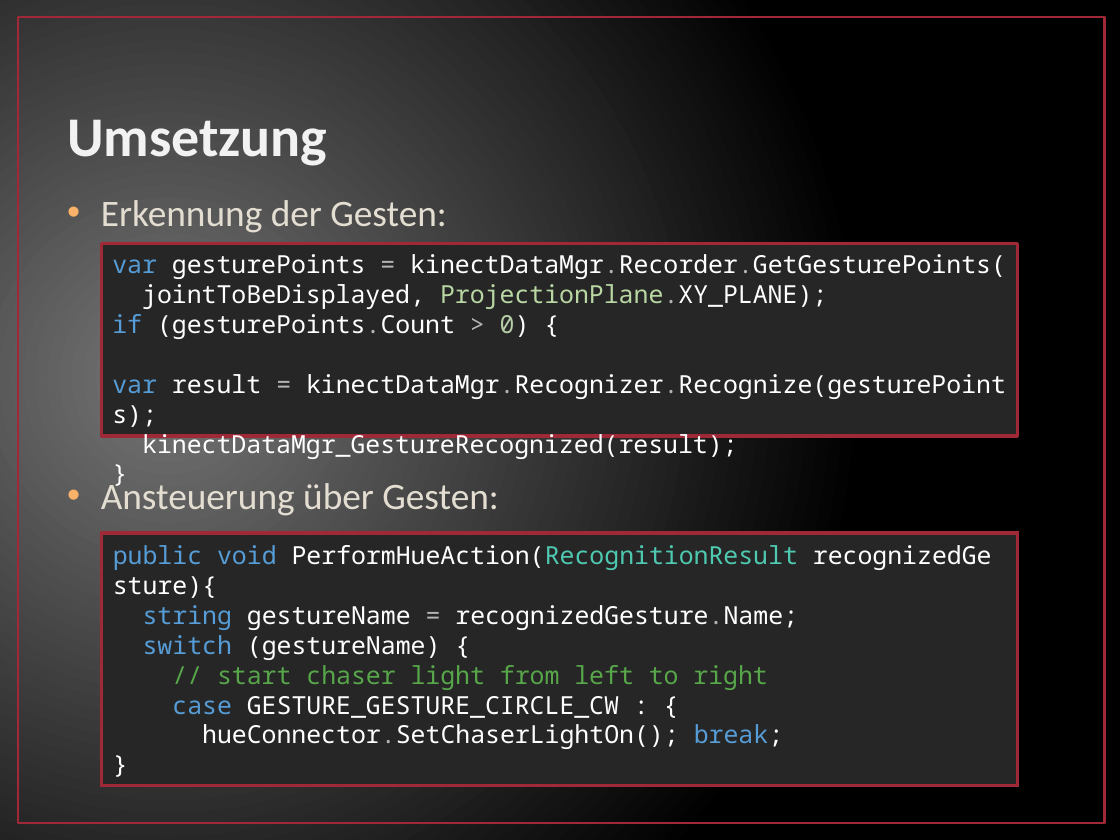
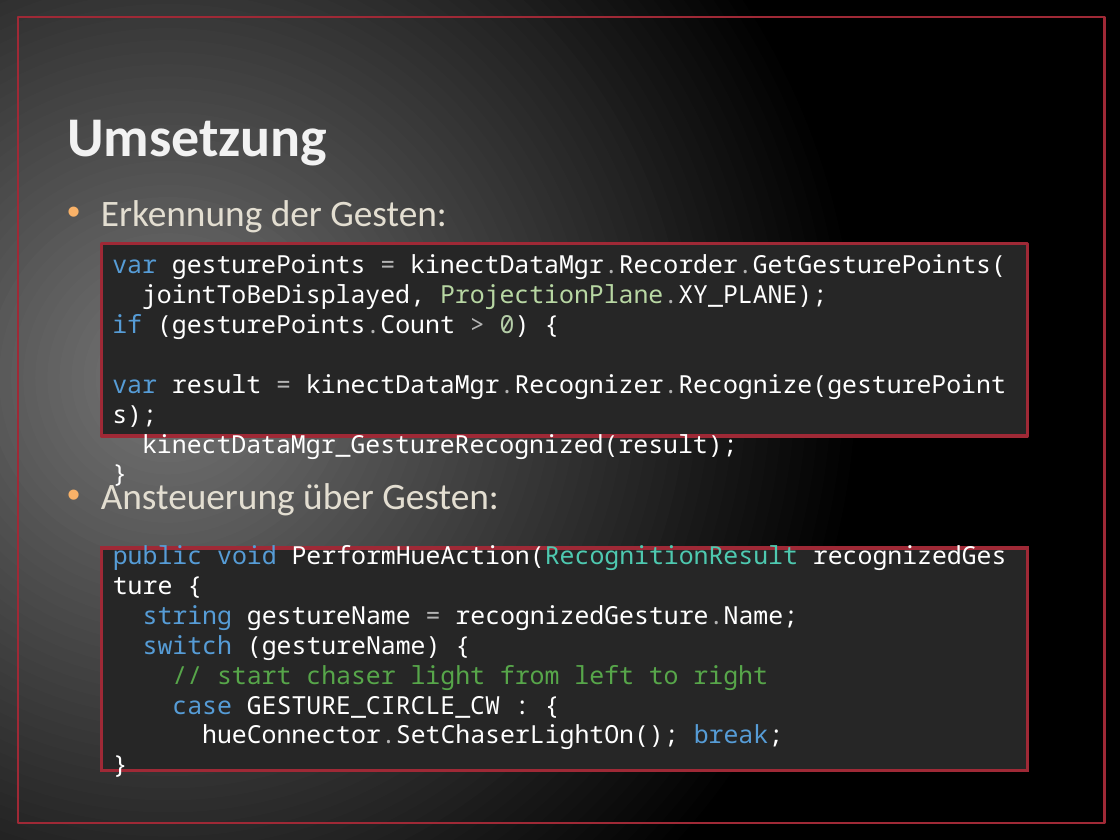
Before and after one commit to fgrebe/GestureContolForHue, a slide deck: slide 9 of doc/MUS2_GestureSpeechHue_Grebe_Winkler.pptx. Drawn at 1120x840 pixels with LibreOffice and Linux fonts; fonts in the diff are those of the drawing. Boxes give left, top, right and bottom in pixels: in the first picture for what was removed or moved away, otherwise in the second. Text is boxed around its words. In the diff, an @@ line names an element or a change of style, - is before the commit and + after.

```diff
--- a/doc/MUS2_GestureSpeechHue_Grebe_Winkler.pptx
+++ b/doc/MUS2_GestureSpeechHue_Grebe_Winkler.pptx
@@ rectangle "var gesturePoints = kinectDataMgr.Recorder.GetGesturePoints( ...": place and size @@
-rectangle "var gesturePoints = kinectDataMgr.Recorder.GetGesturePoints( ..." at bbox=[102, 244, 1018, 437]
+rectangle "var gesturePoints = kinectDataMgr.Recorder.GetGesturePoints( ..." at bbox=[102, 244, 1028, 437]
@@ rectangle "public void PerformHueAction(RecognitionResult recognizedGes ...": place and size @@
-rectangle "public void PerformHueAction(RecognitionResult recognizedGes ..." at bbox=[102, 533, 1018, 786]
+rectangle "public void PerformHueAction(RecognitionResult recognizedGes ..." at bbox=[102, 548, 1028, 771]
@@ text in rectangle at bbox=[113, 541, 798, 749]: text changed @@
-public void PerformHueAction(RecognitionResult recognizedGesture){
-string gestureName = recognizedGesture.Name;
-switch (gestureName) {
-// start chaser light from left to right
-case GESTURE_GESTURE_CIRCLE_CW : {
-hueConnector.SetChaserLightOn(); break;
-}
+public void PerformHueAction(RecognitionResult recognizedGesture {
+string gestureName = recognizedGesture.Name;
+switch (gestureName) {
+// start chaser light from left to right
+case GESTURE_CIRCLE_CW : {
+hueConnector.SetChaserLightOn(); break;
+}
```
Also in this commit, not shown: 6 other slides changed.
